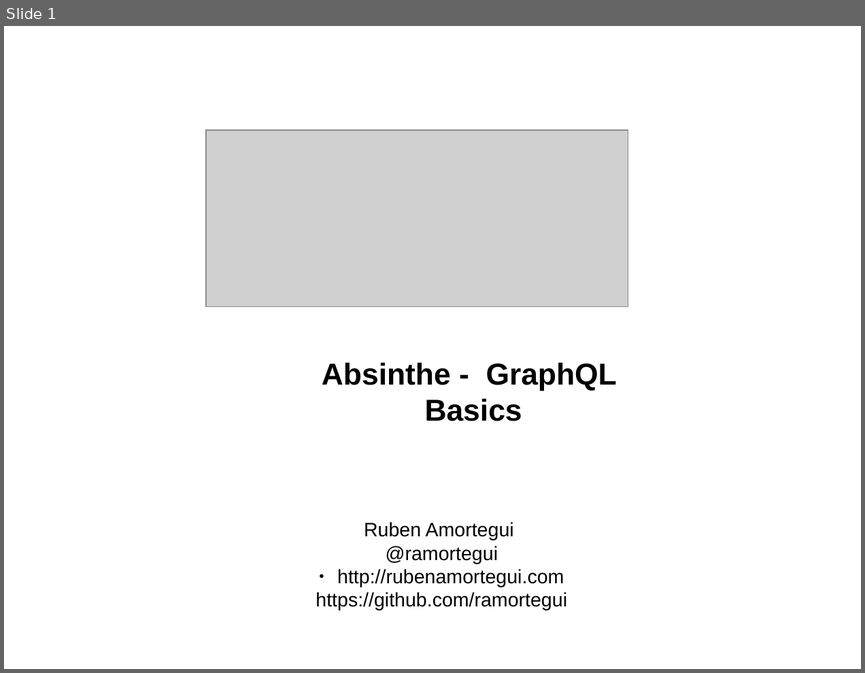
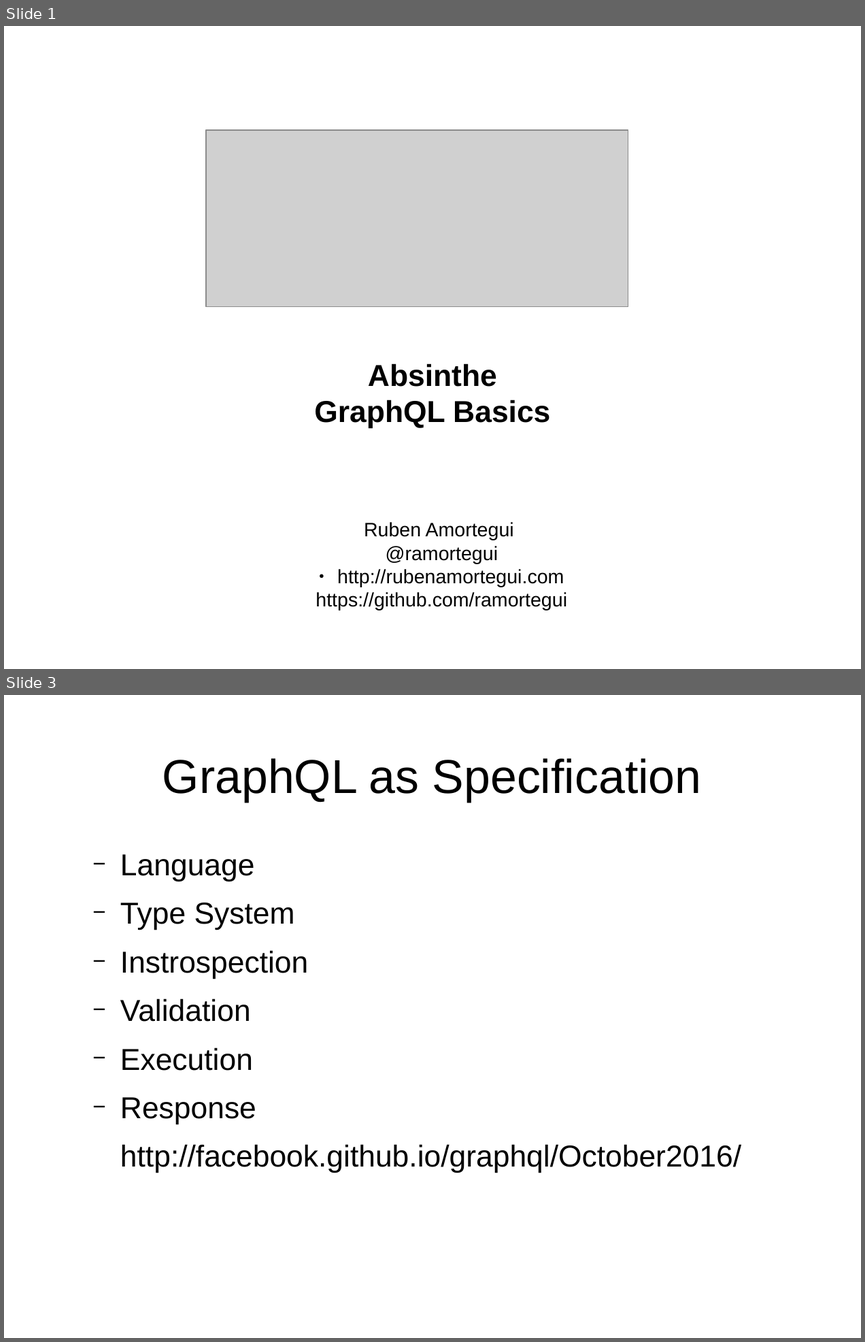
Before and after one commit to ramortegui/talks, a slide deck: elixir-absinthe-basics.odp. Shown one above the other, each under a label of ours: slide 1 before the commit, slides 1 and 3 after it; the slides between them are not shown. The pictures are 865x673 and 865x1342 pixels, drawn with LibreOffice and Linux fonts; fonts in the diff are those of the drawing; grey boxes stand for pictures. Boxes give left, top, right and bottom in pixels: in the first picture for what was removed or moved away, otherwise in the second. Text is boxed around its words. In the diff, an @@ line names an element or a change of style, - is before the commit and + after.

```diff
--- a/elixir-absinthe-basics.odp
+++ b/elixir-absinthe-basics.odp
@@ slide 3 added at (4, 695, 861, 1338), background #FFFFFF @@
@@ title added at (162, 758, 702, 802), 44 pt, text #000000 @@
+GraphQL as Specification
@@ text added at (120, 854, 741, 1173), 28 pt, text #000000 @@
+  − Language
+  − Type System
+  − Instrospection
+  − Validation
+  − Execution
+  − Response
+  http://facebook.github.io/graphql/October2016/
@@ slide 1 changed as well @@
@@ text at (314, 363, 550, 428): text changed @@
-Absinthe - GraphQL
-Basics
+Absinthe
+GraphQL Basics
```
Also in this commit, not shown: 3 other slides changed, 23 other slides added, 3 slides removed.
